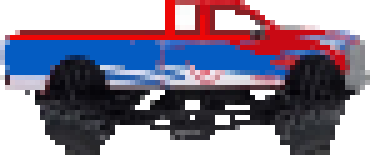
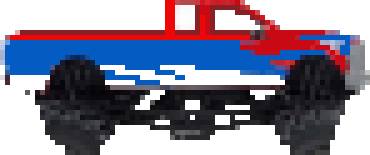
The second w=370, h=155 image is a revision of the first. Changes to its layers:
painted on "Background copy" over (x1=5, y1=25, x2=355, y2=90)
